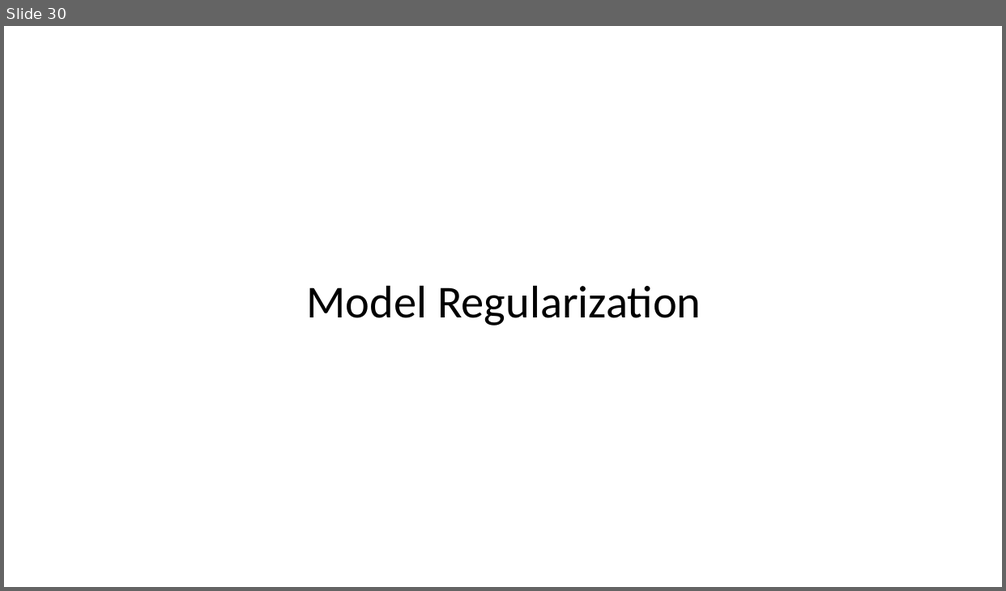
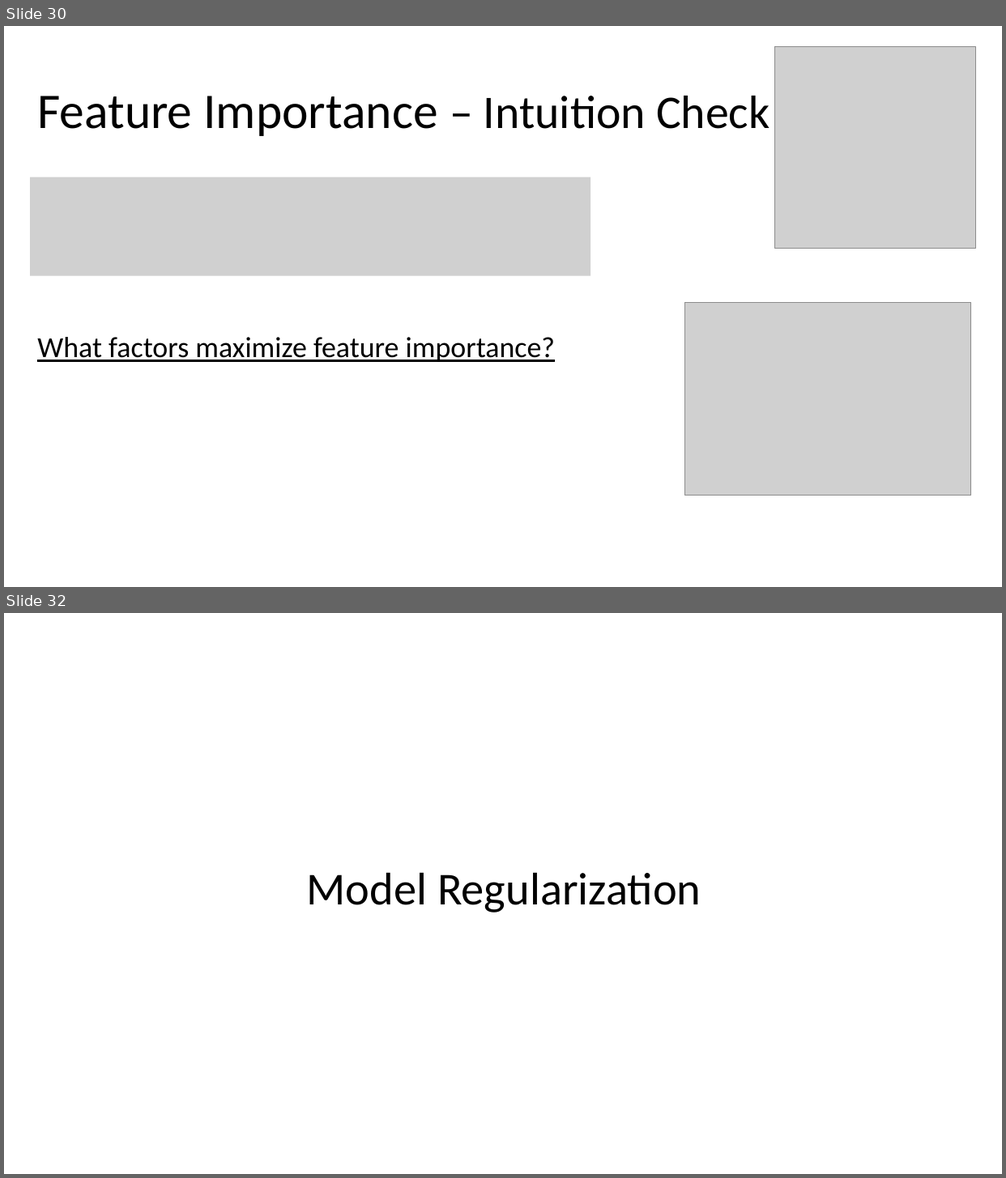
Before and after one commit to silburt/RF_DeepDive, a slide deck: presentation.pptx. Shown one above the other, each under a label of ours: slide 30 before the commit, slides 30 and 32 after it; the slides between them are not shown. The pictures are 1006x591 and 1006x1178 pixels, drawn with LibreOffice and Linux fonts; fonts in the diff are those of the drawing; grey boxes stand for pictures. Boxes give left, top, right and bottom in pixels: in the first picture for what was removed or moved away, otherwise in the second. Text is boxed around its words. In the diff, an @@ line names an element or a change of style, - is before the commit and + after.

```diff
--- a/presentation.pptx
+++ b/presentation.pptx
@@ slide 30 added at <box>4,26,1002,587</box>, background #FFFFFF @@
@@ picture added at <box>775,47,977,248</box> @@
@@ title added at <box>37,96,769,136</box>, 48 pt, text #000000 @@
+Feature Importance – Intuition Check
@@ picture added at <box>30,177,591,276</box> @@
@@ picture added at <box>684,302,970,495</box> @@
@@ text added at <box>37,337,555,362</box>, 28 pt, text #000000, underline @@
+What factors maximize feature importance?
@@ what was slide 30 is now slide 32 @@
```
Also in this commit, not shown: 2 slides changed, 1 other slide added, 2 other files.
